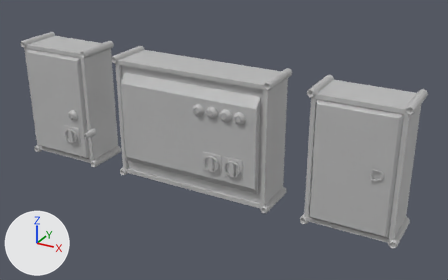
A saved change to the FBX model Models/TEXPowerObjects.fbx.
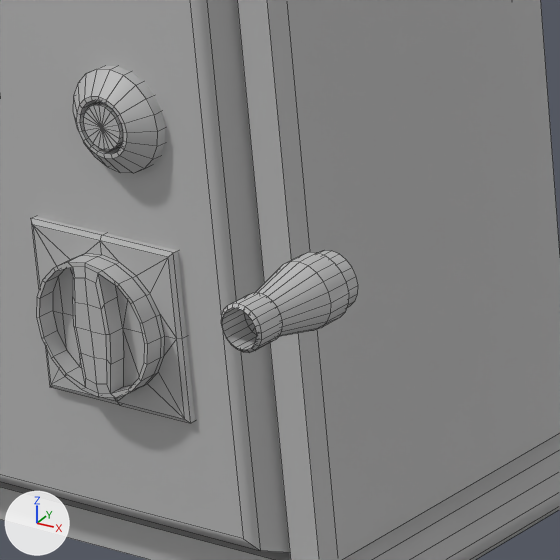
The first picture shows the older version from a camera (50 mm lens) standing at (0.1446, -0.2494, 0.1146) and looking at (0.0163, -0.016, -0.0021). The close-ups show both versions on the part from 14% to 26% of the width and 37% to 57% of the height of that picture. Arrows for +X, +Y and +Z are at lower left; the lights stay in place. The close-ups show mesh edges as thin lines. Where no turn or scale is listed for an object, it has been applied to the vertices.

Names of what the first close-up shows: 'PowerBox1', 'PowerPlug'.
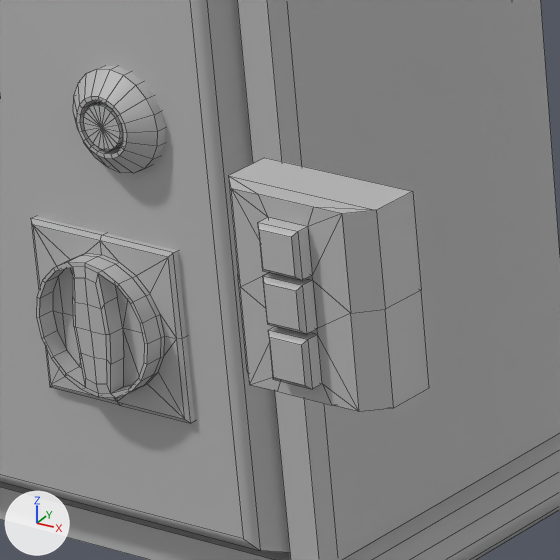
Boxes [x1, y1, x2, y2] around the edits, measured in the close-ups (560 x 560 px):
'PowerSwitch', added: after [228, 158, 429, 412]
'PowerPlug', moved (not visible afterwards): before [221, 250, 358, 353]

What changed in the scene script:
```text
Add me_mesh_1:
    me_mesh_1.from_pydata(...)  # 58 vertices, 63 faces; spans x -0.00441..0.00441, y -0.00469..0.0, z -0.00502..0.00498
    me_mesh_1.materials.append(mat_lambert1)  # grey #bcbcbc
Change ob_powerplug:
    ob_powerplug.location: (-0.04, -0.04, 0.0) -> (0.04, -0.04, 0.0)
Add ob_powerswitch:
    ob_powerswitch = bpy.data.objects.new('PowerSwitch', me_mesh_1)
    ob_powerswitch.location = (-0.04, -0.04, 0.0)
```
